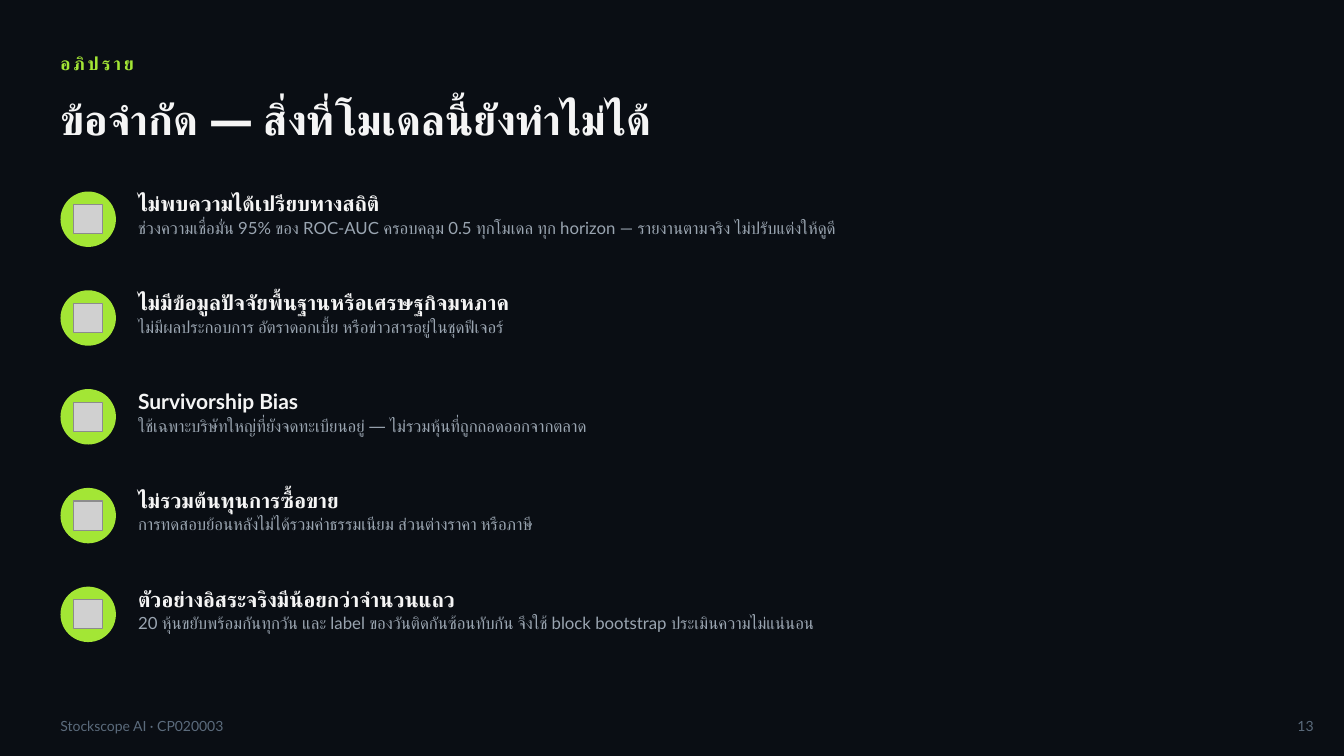
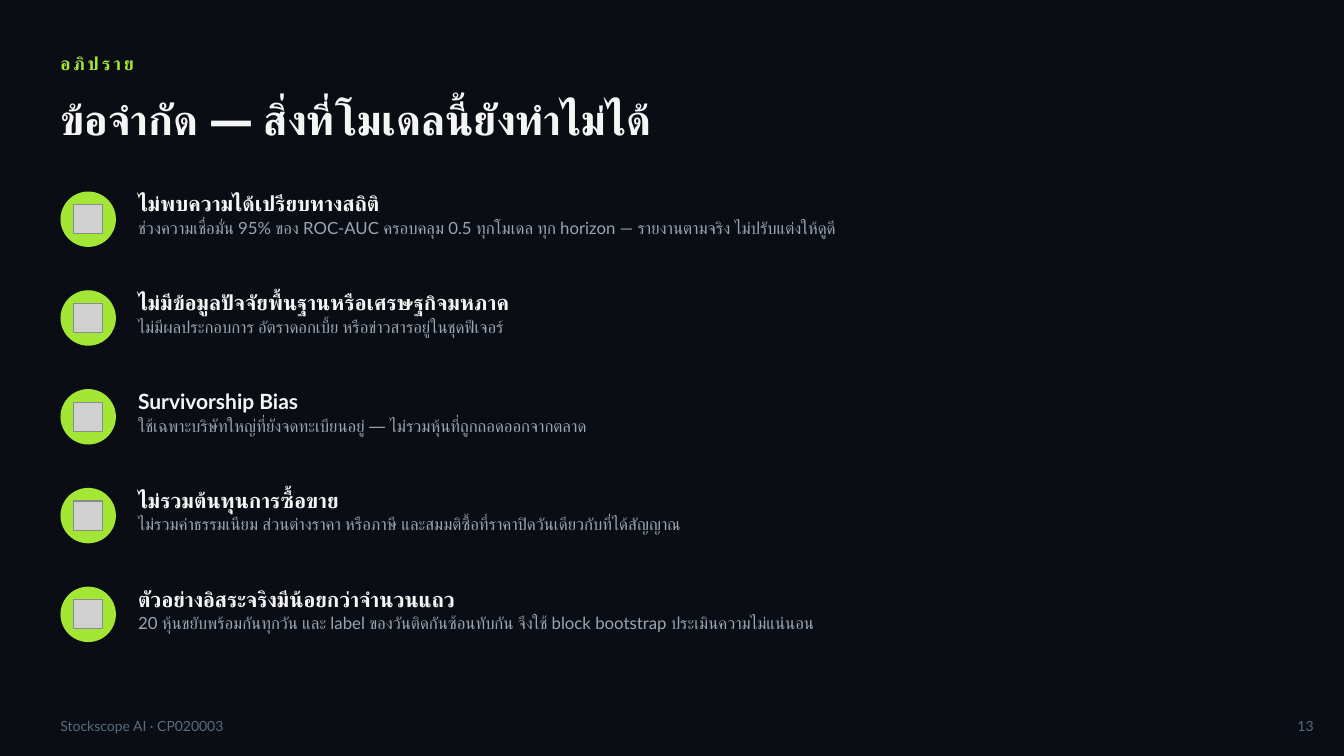
Before and after one commit to txphichatwanich19-rgb/stockscope, a slide deck: slide 13 of ml/stock_direction_presentation.pptx. Drawn at 1344x756 pixels with LibreOffice and Linux fonts; fonts in the diff are those of the drawing; grey boxes stand for pictures. Boxes give left, top, right and bottom in pixels: in the first picture for what was removed or moved away, otherwise in the second. Text is boxed around its words. In the diff, an @@ line names an element or a change of style, - is before the commit and + after.

```diff
--- a/ml/stock_direction_presentation.pptx
+++ b/ml/stock_direction_presentation.pptx
@@ text at [138, 518, 680, 535]: text changed @@
-การทดสอบย้อนหลังไม่ได้รวมค่าธรรมเนียม ส่วนต่างราคา หรือภาษี
+ไม่รวมค่าธรรมเนียม ส่วนต่างราคา หรือภาษี และสมมติซื้อที่ราคาปิดวันเดียวกับที่ได้สัญญาณ
```
Also in this commit, not shown: 7 other slides changed, 3 other files.
